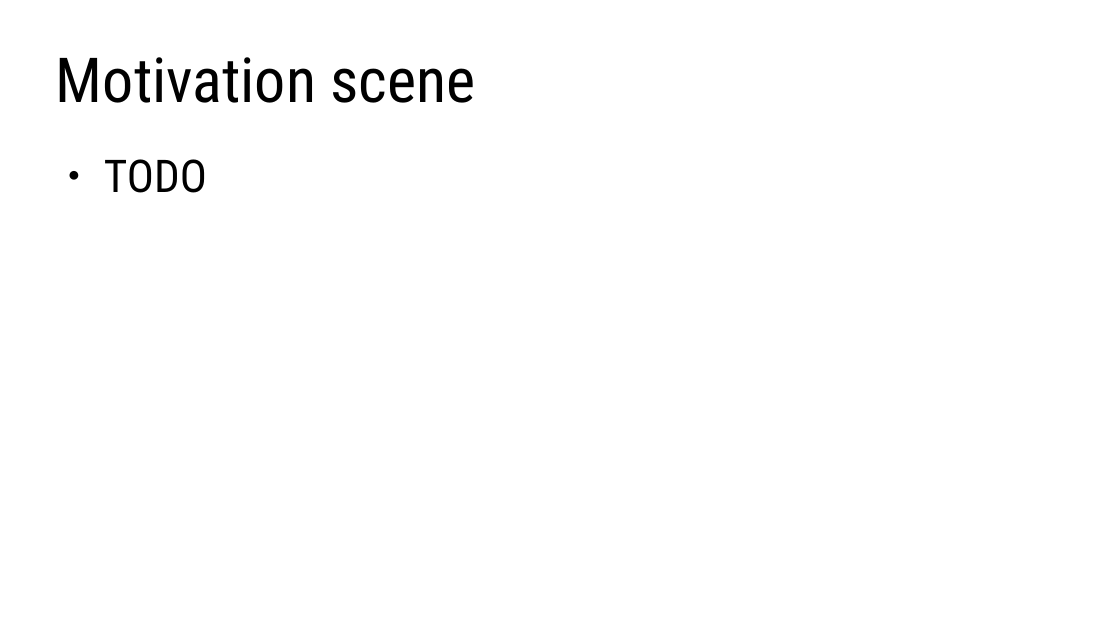
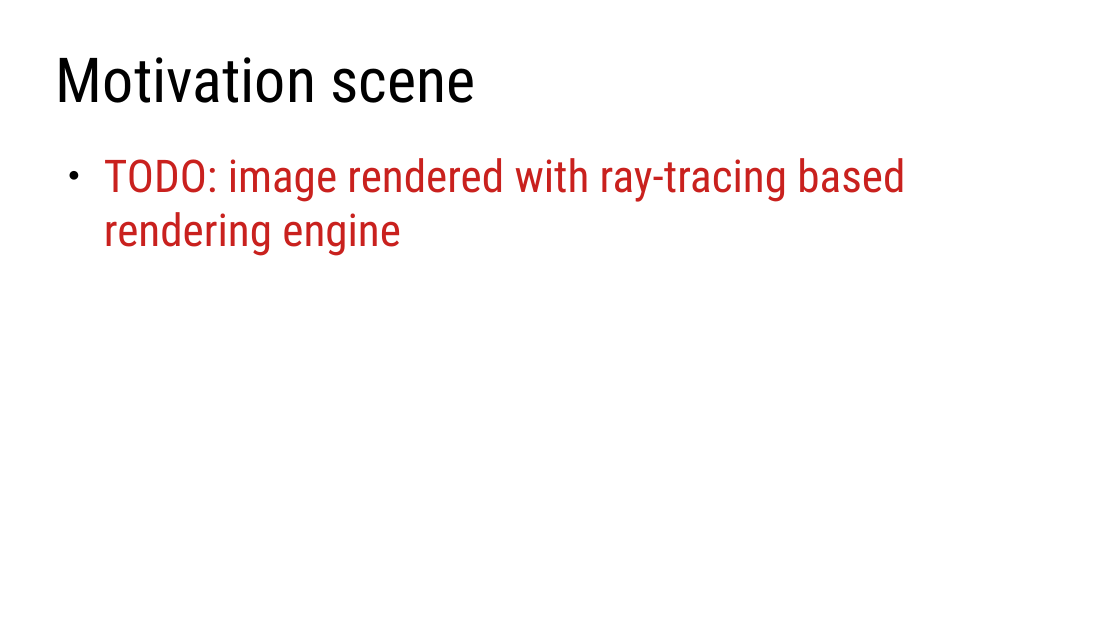
Before and after one commit to lorentzo/IntroductionToComputerGraphics, a slide deck: slide 2 of lectures/4_foundations_rendering/4_2_raytracing.odp. Drawn at 1120x630 pixels with LibreOffice and Linux fonts; fonts in the diff are those of the drawing. Boxes give left, top, right and bottom in pixels: in the first picture for what was removed or moved away, otherwise in the second. Text is boxed around its words. In the diff, an @@ line names an element or a change of style, - is before the commit and + after.

Commit message:
images, refactoring, ehnancing

```diff
--- a/lectures/4_foundations_rendering/4_2_raytracing.odp
+++ b/lectures/4_foundations_rendering/4_2_raytracing.odp
@@ text at (104, 158, 905, 256): text changed; text colour #000000 to #C9211E @@
-● TODO
+● TODO: image rendered with ray-tracing based rendering engine
```
Also in this commit, not shown: 10 other slides changed, 3 slides added, 6 other files.
